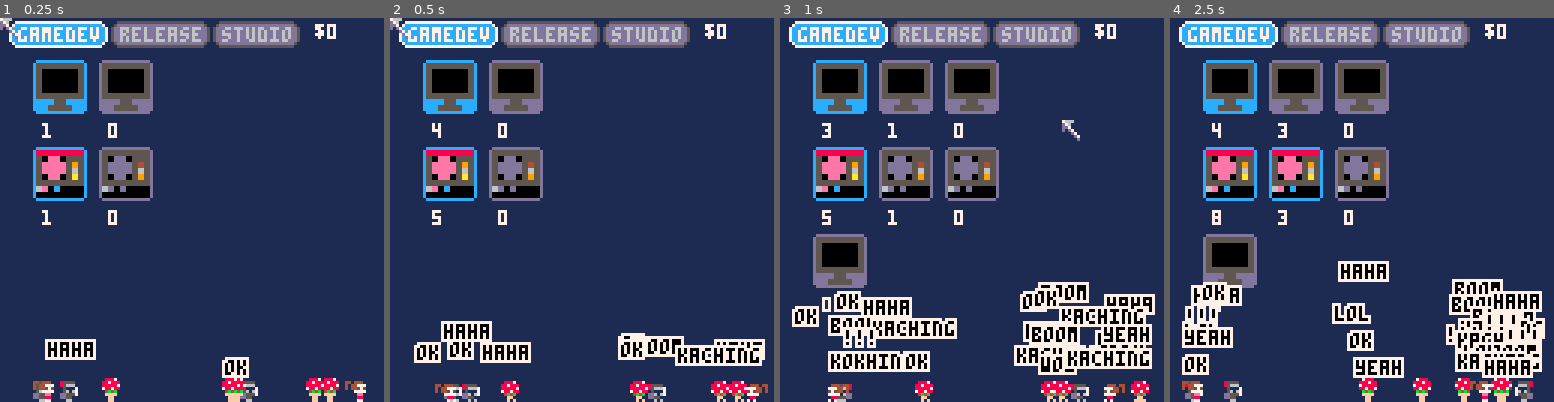
Above: before the commit, frames 1-4 (left to right).
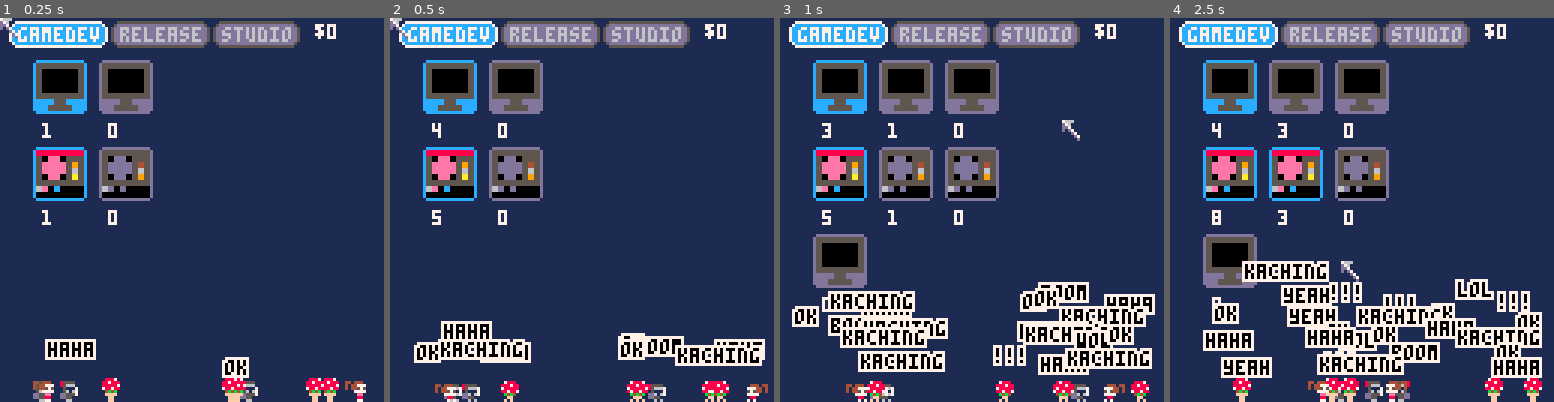
Above: after the commit, the same moments.

Repository: wesen/carts
Game: PICO-8 cartridge games/gamedevgame/gamedevgame.p8
Same seed, same stepped clock (60 frames per second), same inputs: the game is played once before the commit and once after it.
Inputs (mouse positions are in pixels of both pictures, inside the frame that each line leads up to):
- Up to frame 1 (0.25 s): no input
- Up to frame 2 (0.5 s): no input
- Up to frame 3 (1 s): click (1060, 121) at 0.67 s
- Up to frame 4 (2.5 s): click (1216, 267) at 1.22 s; click (1277, 114) at 1.77 s; click (1342, 259) at 2.32 s

Frame 1 is identical in both runs. In frame 2, 1.1% of the frame differs, in the area x 12-93%, y 83-100%; in frame 3, 6.1%; in frame 4, 18%, in the area x 3-98%, y 63-100%.

Commit message:
Add social media workers

Diff:
--- a/games/gamedevgame/gamedevgame.p8
+++ b/games/gamedevgame/gamedevgame.p8
@@ -1116,6 +1116,7 @@
  self.state=0 -- 0=walking, 1=jumping
  self.auto_resources={}
  self.default_resource=nil
+ self.tab=nil
  add(glb_resource_manager.workers,self)
 end)
 
@@ -1133,8 +1134,14 @@
 end
 
 function cls_worker:draw()
- spr(self.spr+frame(8,2),self.x,120,1,1,self.dir<0)
- -- spr(self.spr+frame(8,3),self.x,120,8,8,self.dir>0)
+ if self:is_visible() then
+  spr(self.spr+frame(8,2),self.x,120,1,1,self.dir<0)
+  -- spr(self.spr+frame(8,3),self.x,120,8,8,self.dir>0)
+ end
+end
+
+function cls_worker:is_visible()
+ return self.tab==glb_current_tab
 end
 
 function cls_worker:on_tick()
@@ -1170,9 +1177,11 @@
  if (res==nil) return
 
  res:produce()
- self.duration=res.duration
- local text=rnd_elt({"wow","ok","!!!","yeah","boom","kaching","lol","haha"})
- cls_score_particle.init(self.x-(#text/2),115,text,0,7)
+ self.duration=max(self.orig_duration,res.duration)
+ if self:is_visible() then
+  local text=rnd_elt({"wow","ok","!!!","yeah","boom","kaching","lol","haha"})
+  cls_score_particle.init(self.x-(#text/2),115,text,0,7)
+ end
 end
 
 cls_coder=subclass(cls_worker,function(self,duration)
@@ -1180,6 +1189,7 @@
  self.spr=64
  self.default_resource=res_loc
  self.auto_resources={res_func,res_csharp_file}
+ self.tab=tab_game
 end)
 
 cls_gfx_artist=subclass(cls_worker,function(self,duration)
@@ -1187,12 +1197,35 @@
  self.spr=80
  self.default_resource=res_pixel
  self.auto_resources={res_tilemap,res_sprite,res_animation}
+ self.tab=tab_game
 end)
 
 cls_game_designer=subclass(cls_worker,function(self,duration)
  cls_worker._ctr(self,duration)
  self.spr=96
  self.auto_resources={res_prop,res_character,res_level}
+ self.tab=tab_game
+end)
+
+cls_tweeter=subclass(cls_worker,function(self,duration)
+ cls_worker._ctr(self,duration)
+ self.spr=96
+ self.auto_resources={res_tweet}
+ self.tab=tab_release
+end)
+
+cls_youtuber=subclass(cls_worker,function(self,duration)
+ cls_worker._ctr(self,duration)
+ self.spr=64
+ self.auto_resources={res_youtube}
+ self.tab=tab_release
+end)
+
+cls_twitcher=subclass(cls_worker,function(self,duration)
+ cls_worker._ctr(self,duration)
+ self.spr=80
+ self.auto_resources={res_twitch}
+ self.tab=tab_release
 end)
 
 
@@ -1210,6 +1243,12 @@
   gfx_artist=cls_gfx_artist.init(3)
   local game_designer=cls_game_designer.init(2)
   game_designer=cls_game_designer.init(2)
+  cls_tweeter.init(3)
+  cls_tweeter.init(3)
+  cls_youtuber.init(3)
+  cls_youtuber.init(3)
+  cls_twitcher.init(3)
+  cls_twitcher.init(3)
  end
 end
 
--- a/games/gamedevgame/main.lua
+++ b/games/gamedevgame/main.lua
@@ -12,6 +12,12 @@
   gfx_artist=cls_gfx_artist.init(3)
   local game_designer=cls_game_designer.init(2)
   game_designer=cls_game_designer.init(2)
+  cls_tweeter.init(3)
+  cls_tweeter.init(3)
+  cls_youtuber.init(3)
+  cls_youtuber.init(3)
+  cls_twitcher.init(3)
+  cls_twitcher.init(3)
  end
 end
 
--- a/games/gamedevgame/worker.lua
+++ b/games/gamedevgame/worker.lua
@@ -9,6 +9,7 @@
  self.state=0 -- 0=walking, 1=jumping
  self.auto_resources={}
  self.default_resource=nil
+ self.tab=nil
  add(glb_resource_manager.workers,self)
 end)
 
@@ -26,8 +27,14 @@
 end
 
 function cls_worker:draw()
- spr(self.spr+frame(8,2),self.x,120,1,1,self.dir<0)
- -- spr(self.spr+frame(8,3),self.x,120,8,8,self.dir>0)
+ if self:is_visible() then
+  spr(self.spr+frame(8,2),self.x,120,1,1,self.dir<0)
+  -- spr(self.spr+frame(8,3),self.x,120,8,8,self.dir>0)
+ end
+end
+
+function cls_worker:is_visible()
+ return self.tab==glb_current_tab
 end
 
 function cls_worker:on_tick()
@@ -63,9 +70,11 @@
  if (res==nil) return
 
  res:produce()
- self.duration=res.duration
- local text=rnd_elt({"wow","ok","!!!","yeah","boom","kaching","lol","haha"})
- cls_score_particle.init(self.x-(#text/2),115,text,0,7)
+ self.duration=max(self.orig_duration,res.duration)
+ if self:is_visible() then
+  local text=rnd_elt({"wow","ok","!!!","yeah","boom","kaching","lol","haha"})
+  cls_score_particle.init(self.x-(#text/2),115,text,0,7)
+ end
 end
 
 cls_coder=subclass(cls_worker,function(self,duration)
@@ -73,6 +82,7 @@
  self.spr=64
  self.default_resource=res_loc
  self.auto_resources={res_func,res_csharp_file}
+ self.tab=tab_game
 end)
 
 cls_gfx_artist=subclass(cls_worker,function(self,duration)
@@ -80,10 +90,33 @@
  self.spr=80
  self.default_resource=res_pixel
  self.auto_resources={res_tilemap,res_sprite,res_animation}
+ self.tab=tab_game
 end)
 
 cls_game_designer=subclass(cls_worker,function(self,duration)
  cls_worker._ctr(self,duration)
  self.spr=96
  self.auto_resources={res_prop,res_character,res_level}
+ self.tab=tab_game
 end)
+
+cls_tweeter=subclass(cls_worker,function(self,duration)
+ cls_worker._ctr(self,duration)
+ self.spr=96
+ self.auto_resources={res_tweet}
+ self.tab=tab_release
+end)
+
+cls_youtuber=subclass(cls_worker,function(self,duration)
+ cls_worker._ctr(self,duration)
+ self.spr=64
+ self.auto_resources={res_youtube}
+ self.tab=tab_release
+end)
+
+cls_twitcher=subclass(cls_worker,function(self,duration)
+ cls_worker._ctr(self,duration)
+ self.spr=80
+ self.auto_resources={res_twitch}
+ self.tab=tab_release
+end)
